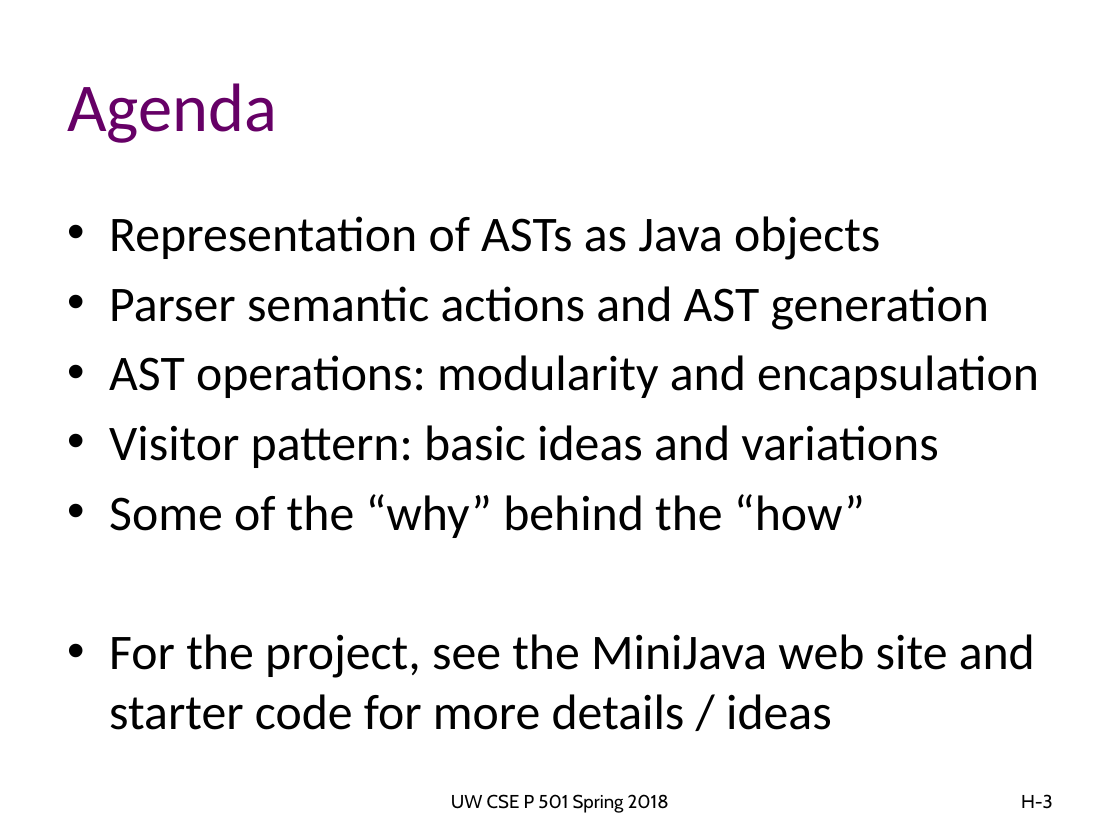
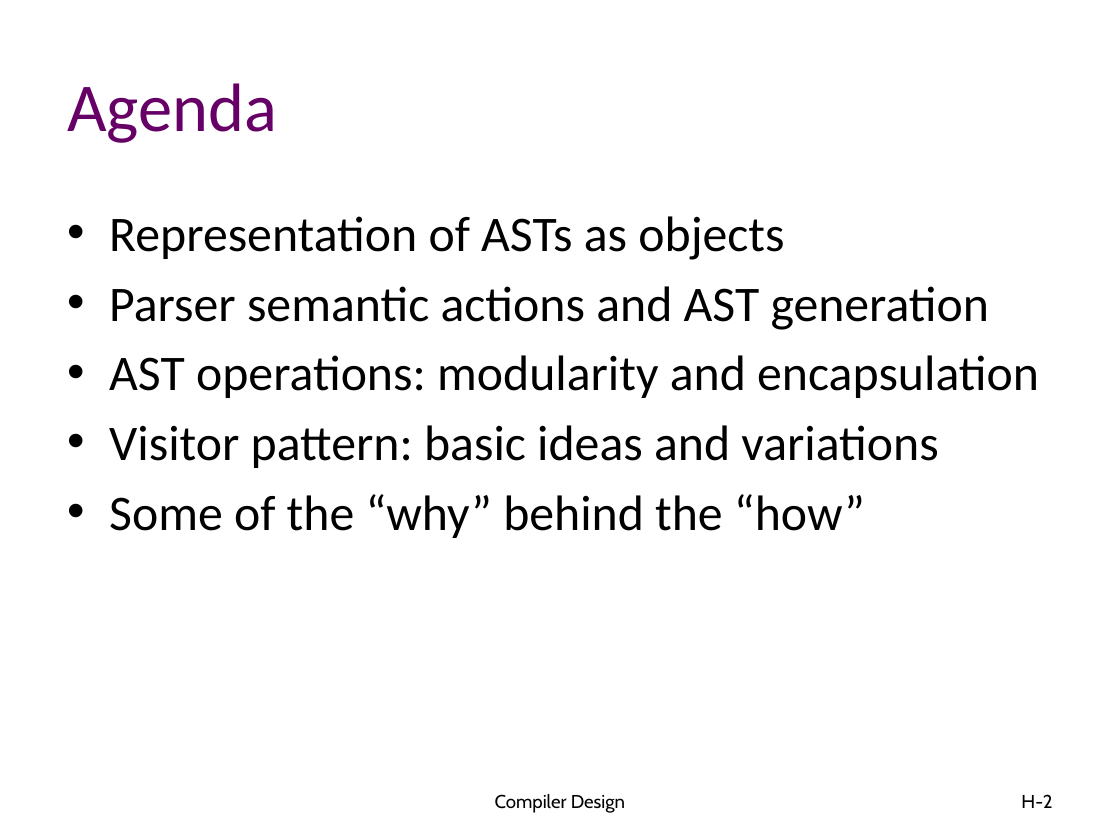
Before and after one commit to atu-se/atu.innomadic.com, a slide deck: slide 2 of courses/compilers/lectures/H-ASTs.pptx (slide 3 before the commit). Drawn at 1120x840 pixels with LibreOffice and Linux fonts; fonts in the diff are those of the drawing. Boxes give left, top, right and bottom in pixels: in the first picture for what was removed or moved away, otherwise in the second. Text is boxed around its words. In the diff, an @@ line names an element or a change of style, - is before the commit and + after.

```diff
--- a/courses/compilers/lectures/H-ASTs.pptx
+++ b/courses/compilers/lectures/H-ASTs.pptx
@@ text at <box>109,216,784,260</box>: text changed @@
-• Representation of ASTs as Java objects
+• Representation of ASTs as objects
@@ text at <box>109,634,1035,730</box>: paragraph removed @@
-• For the project, see the MiniJava web site and starter code for more details / ideas
@@ text at <box>495,794,625,813</box>: text changed @@
-UW CSE P 501 Spring 2018
+Compiler Design
@@ page number at <box>1021,794,1052,808</box>: text changed @@
-H-3
+H-2
```
Also in this commit, not shown: 25 other slides changed, 4 slides removed, 1 other file.
